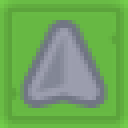
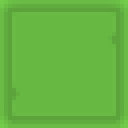
Layers edited between the first and the second w=128, h=128 image:
removed layer "top" over [20, 20, 108, 108]
